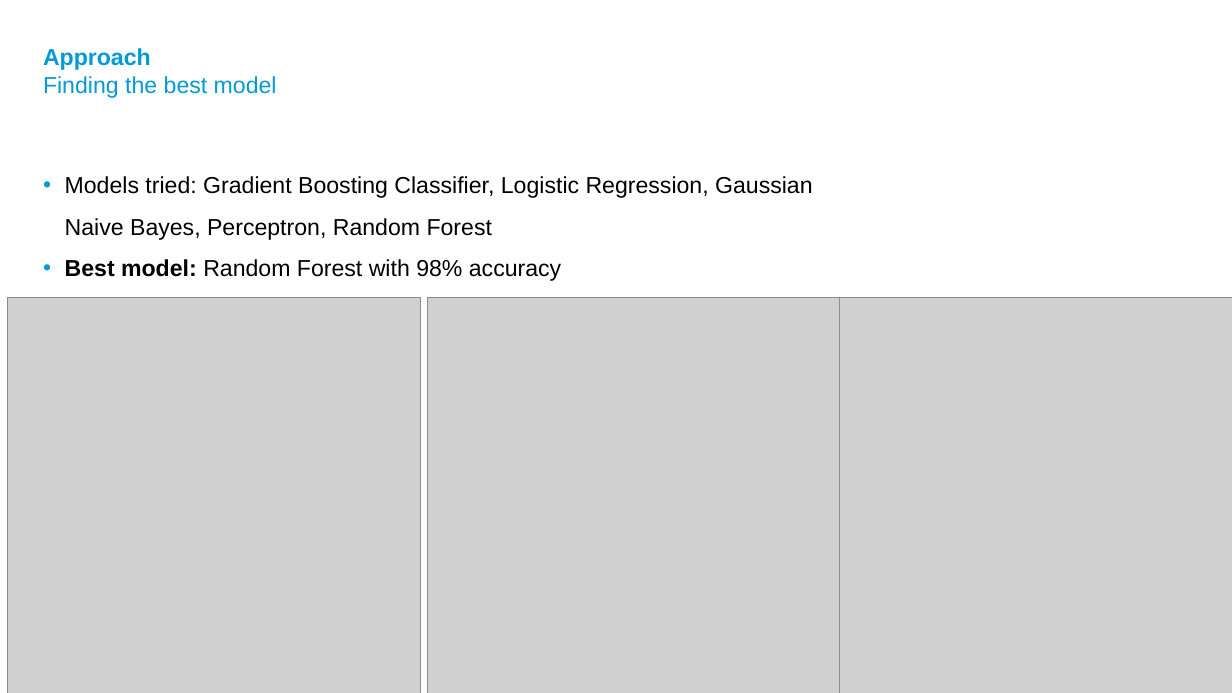
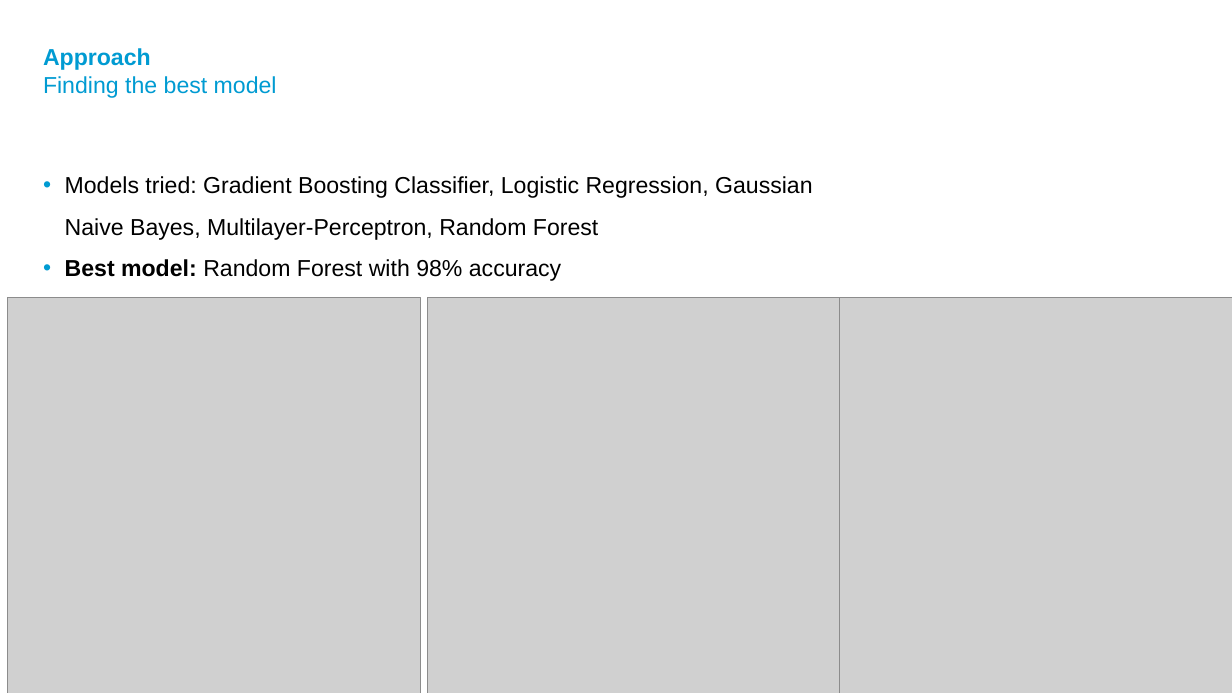
Before and after one commit to ronnyporsch/QuantitativeDataAnalysis, a slide deck: slide 7 of doc/presentation.pptx. Drawn at 1232x693 pixels with LibreOffice and Linux fonts; fonts in the diff are those of the drawing; grey boxes stand for pictures; background and template pictures are left out. Boxes give left, top, right and bottom in pixels: in the first picture for what was removed or moved away, otherwise in the second. Text is boxed around its words. In the diff, an @@ line names an element or a change of style, - is before the commit and + after.

```diff
--- a/doc/presentation.pptx
+++ b/doc/presentation.pptx
@@ subtitle at bbox=[65, 176, 813, 240]: text changed @@
-• Models tried: Gradient Boosting Classifier, Logistic Regression, Gaussian Naive Bayes, Perceptron, Random Forest
+• Models tried: Gradient Boosting Classifier, Logistic Regression, Gaussian Naive Bayes, Multilayer-Perceptron, Random Forest
```
Also in this commit, not shown: 4 other slides changed.
